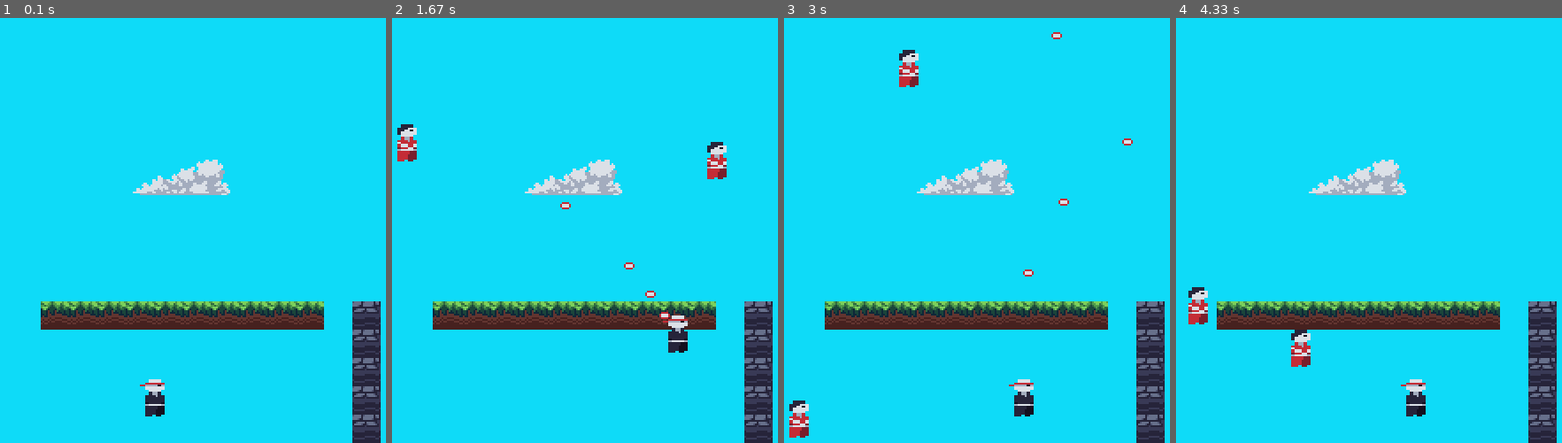
Above: before the commit, frames 1-4 (left to right).
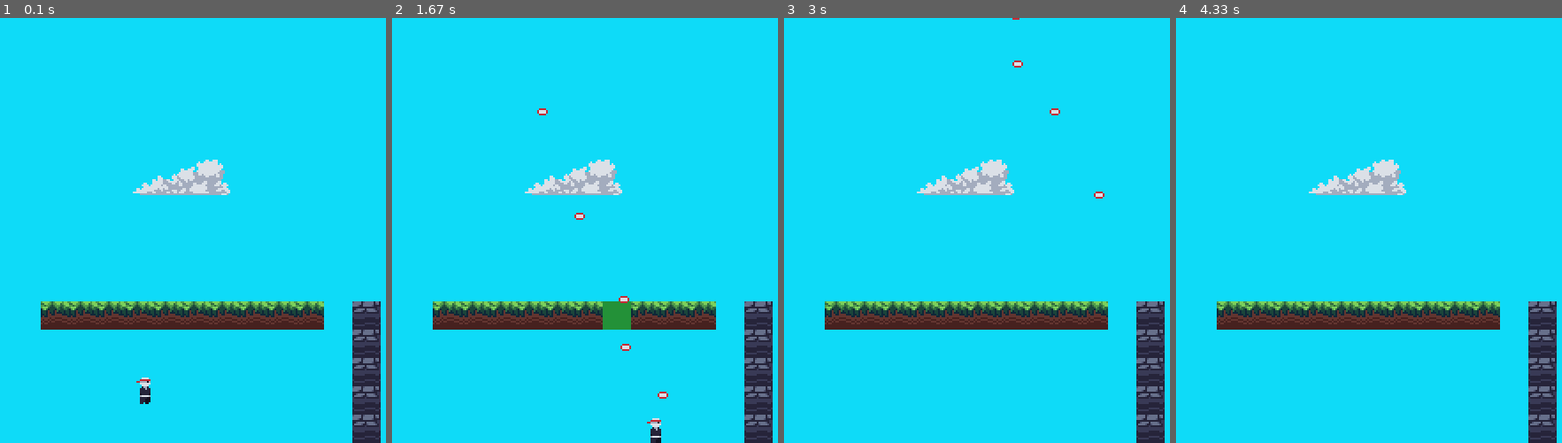
Above: after the commit, the same moments.

Repository: luksquitos/pygame-platformer
Game: pygame game, started from main.py
The game is run twice, just before and just after one commit, with the same random seed, the same clock (stepped at 60 frames per second) and the same inputs.
Inputs:
- Up to frame 1 (0.1 s): no input
- Up to frame 2 (1.67 s): tap Space at 0.33, 0.73, 1.03, 1.23, 1.57 s; hold D 0.67-1.13 s; hold W 1.17-1.47 s; hold D from 1.5 s (still down)
- Up to frame 3 (3 s): tap Space at 1.87, 2.07, 2.37, 2.63 s; release D at 1.97 s; hold A 2-2.53 s; hold S 2.57-2.87 s
- Up to frame 4 (4.33 s): no input

The runs differ from the first frame. In frame 1, 0.5% of the frame differs, in the area x 35-43%, y 84-94%; in frame 2, 2.2%, in the area x 1-87%, y 21-100%; in frame 3, 1.5%; in frame 4, 1.2%.

Commit message:
trying to collide ground

Diff:
--- a/bullet.py
+++ b/bullet.py
@@ -22,5 +22,4 @@
     velocity = 2
 
     def move(self):
-        self.y_pos -= self.velocity
         self.rect.y -= self.velocity
--- a/core/mixins.py
+++ b/core/mixins.py
@@ -14,8 +14,10 @@
         self.rect_color = (randint(1, 100), randint(1, 200), randint(1, 200))
 
     def update(self, screen, objs):
+        super().update(screen, objs)
         self.screen = screen
-        super().update(screen, objs)
+        if self.collisions:
+            self.draw()
 
     def log(self):
         key_pressed = pg.key.get_pressed()
@@ -39,8 +41,3 @@
 
     def draw(self):
         pg.draw.rect(self.screen, self.rect_color, self.rect)
-
-    def perform_collision_action(self, obj):
-        super().perform_collision_action(obj)
-        self.draw()
-        self.log()
--- a/game.py
+++ b/game.py
@@ -25,14 +25,14 @@
 
     def run(self):
         self.objs_in_memory.append(Cloud(100, 80))
-        self.objs_in_memory.append(Player(x_pos=100, y_pos=200, size=(25, 25)))
+        self.objs_in_memory.append(Player(x_pos=100, y_pos=200))
 
         while True:
 
             self.display.fill((14, 219, 248)) # Usado para "limpar a tela"
             # print("Quantidade de objetos na memória ", len(self.objs_in_memory))
 
-            self.generate_enemies()
+            # self.generate_enemies()
             # self.tilemap.update(self.display, self.objects_update)
 
             self.objects_update()
--- a/objects.py
+++ b/objects.py
@@ -27,14 +27,17 @@
 
         self.frame = surface or load_image(self.frame_path, size)
 
-        self.x_pos = x_pos
-        self.y_pos = y_pos
-        self.rect = pg.rect.Rect(
-            self.x_pos,
-            self.y_pos,
-            self.frame.get_width(),
-            self.frame.get_height()
-        )
+        # self.x_pos = x_pos
+        # self.y_pos = y_pos
+        self.rect = self.frame.get_rect()
+        self.rect.x = x_pos
+        self.rect.y = y_pos
+        # self.rect = pg.rect.Rect(
+        #     self.x_pos,
+        #     self.y_pos,
+        #     self.frame.get_width(),
+        #     self.frame.get_height()
+        # )
 
     def update(self, screen: pg.Surface, objs_in_memory: List[Object]) -> None:
         self.render(screen)
@@ -44,7 +47,7 @@
         self.perform_actions(objs_in_memory)
 
     def render(self, screen: pg.Surface) -> None:
-        screen.blit(self.frame, (self.x_pos, self.y_pos))
+        screen.blit(self.frame, (self.rect.x, self.rect.y))
 
     def check_collisions(self, objs_in_memory: List[Object]) -> List[Object]:
         objs_copy = objs_in_memory.copy()
@@ -74,7 +77,7 @@
             return self._can_delete
 
         # out of y screen bounds.
-        return self.y_pos > 240 or self.y_pos < 0
+        return self.rect.y > 240 or self.rect.x < 0
 
     @can_delete.setter
     def can_delete(self, value: bool) -> None:
--- a/player.py
+++ b/player.py
@@ -21,7 +21,7 @@
         instance.attack_delay = Delay(milliseconds=150)
 
 
-class Player(MovingObject):
+class Player(LogCollisionMixin, MovingObject):
     frame_path = "entities/player/idle/00.png"
     slug = slugs.PLAYER
     velocity = 2
@@ -30,28 +30,40 @@
 
     def move(self):
         key_pressed = pg.key.get_pressed()
+        velocity_y = 0
+        velocity_x = 0
 
-        if key_pressed[pg.K_w] and self.rect.top > 0:
-            self.rect.y -= self.velocity
-            self.y_pos -= self.velocity
+        if key_pressed[pg.K_w]:
+            velocity_y = -self.velocity
 
-            self.direction = "up"
+        if key_pressed[pg.K_s] :
+            velocity_y = self.velocity
 
-        if key_pressed[pg.K_s] and self.rect.bottom <= DISPLAY_HEIGHT:
-            self.rect.y += self.velocity
-            self.y_pos += self.velocity
-            self.direction = "down"
+        if key_pressed[pg.K_a]:
+            velocity_x = -self.velocity
 
-        if key_pressed[pg.K_a] and self.rect.left > 0:
-            self.rect.x -= self.velocity
-            self.x_pos -= self.velocity
-            self.direction = "left"
+        if key_pressed[pg.K_d]:
+            velocity_x = self.velocity
 
-        if key_pressed[pg.K_d] and self.rect.right <= DISPLAY_WIDTH:
-            self.rect.x += self.velocity
-            self.x_pos += self.velocity
-            self.direction = "right"
+        # Mexe Y
+        self.rect.y += velocity_y
+        for collision in self.collisions:
+            if velocity_y > 0:
+                self.rect.bottom = collision.rect.top
+                velocity_y = 0
+            else:
+                self.rect.top = collision.rect.bottom
+                velocity_y = 0
 
+        # Mexe X
+        self.rect.x += velocity_x
+        for collision in self.collisions:
+            if velocity_x > 0:
+                self.rect.right = collision.rect.left
+                velocity_x = 0
+            else:
+                self.rect.left = collision.rect.right
+                velocity_x = 0
 
 def kill_player(instance, objs_in_memory, collisions):
     if not collisions:
@@ -76,5 +88,4 @@
         return cls(x_pos=randint(1, 200), y_pos=0, size=size)
 
     def move(self):
-        self.y_pos += self.velocity
         self.rect.y += self.velocity
--- a/tile.py
+++ b/tile.py
@@ -82,7 +82,6 @@
         return
 
     for obj in collisions:
-        print("oi", collisions)
         if obj.slug == "player":
             print("Player envenenado")
             obj.can_delete = True
